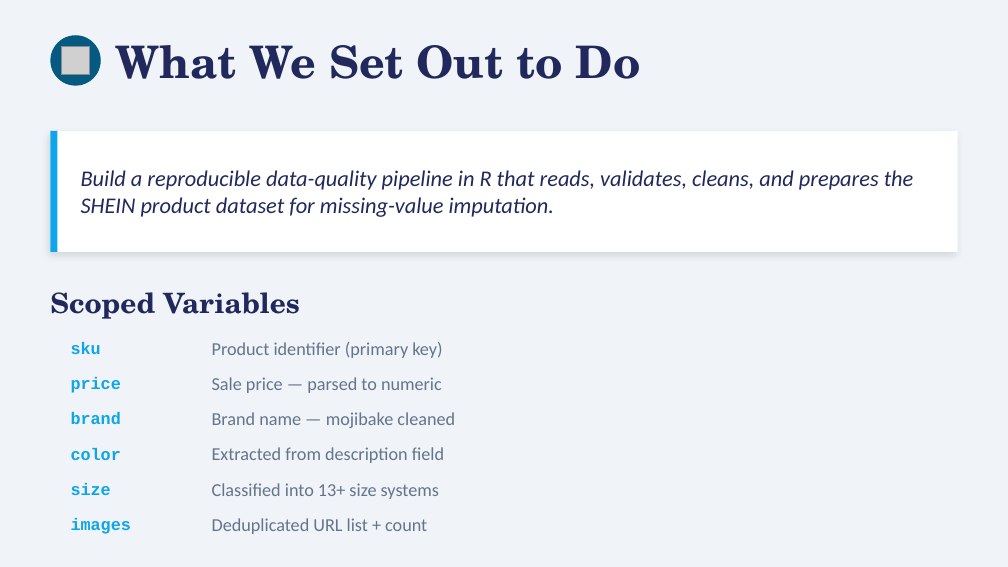
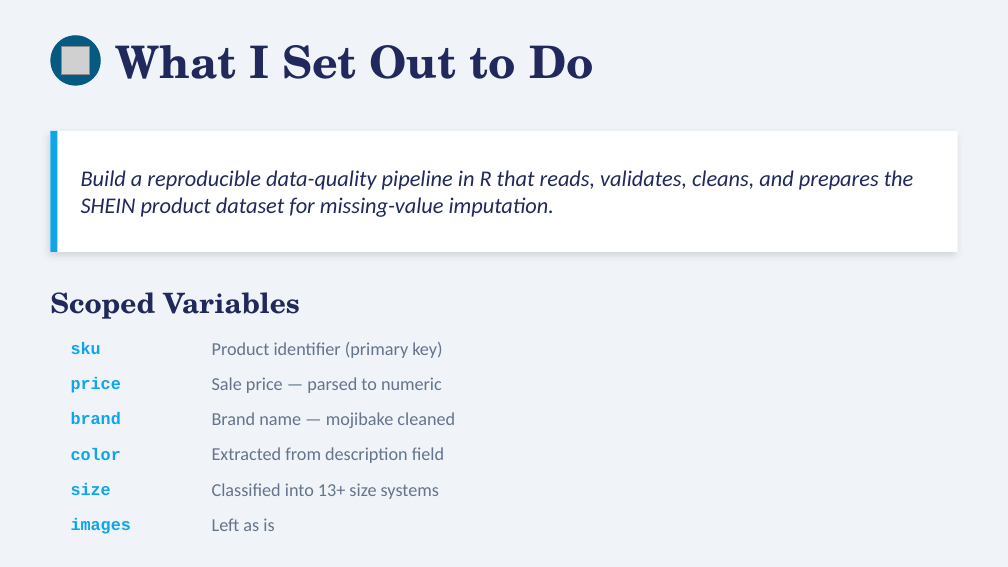
Before and after one commit to NMelville2000/Shein_Data_Cleaning_Assignment, a slide deck: slide 3 of SHEIN_Data_Cleaning_Presentation.pptx. Drawn at 1008x567 pixels with LibreOffice and Linux fonts; fonts in the diff are those of the drawing; grey boxes stand for pictures. Boxes give left, top, right and bottom in pixels: in the first picture for what was removed or moved away, otherwise in the second. Text is boxed around its words. In the diff, an @@ line names an element or a change of style, - is before the commit and + after.

```diff
--- a/SHEIN_Data_Cleaning_Presentation.pptx
+++ b/SHEIN_Data_Cleaning_Presentation.pptx
@@ text at (116,45,594,79): text changed @@
-What We Set Out to Do
+What I Set Out to Do
@@ text at (212,518,274,531): text changed @@
-Deduplicated URL list + count
+Left as is
```
Also in this commit, not shown: 4 other slides changed, 1 slide added, 2 other files.
